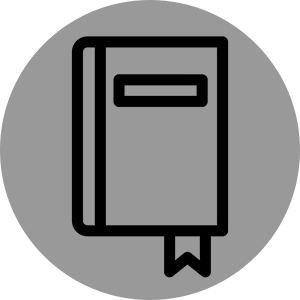
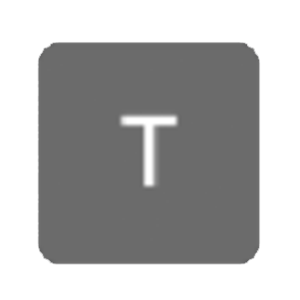
The second 300×300 image is a revision of the first. Changes to its layers:
renamed "Layer 1" to "Screen Shot 2020-11-17 at 21.52.47", painted on it over (x1=37, y1=36, x2=261, y2=278)
removed layer "Ellipse 1" over (x1=0, y1=0, x2=300, y2=300)
